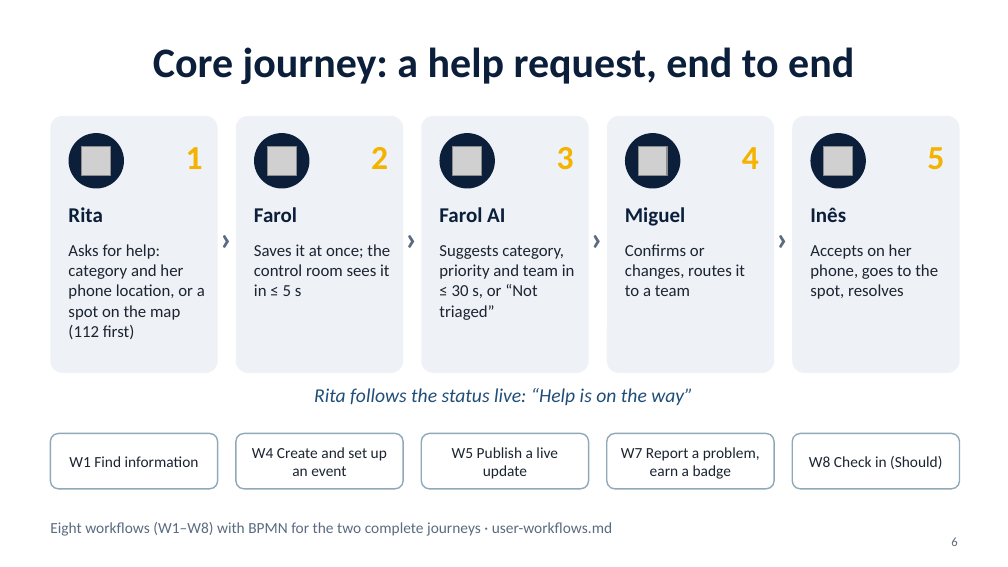
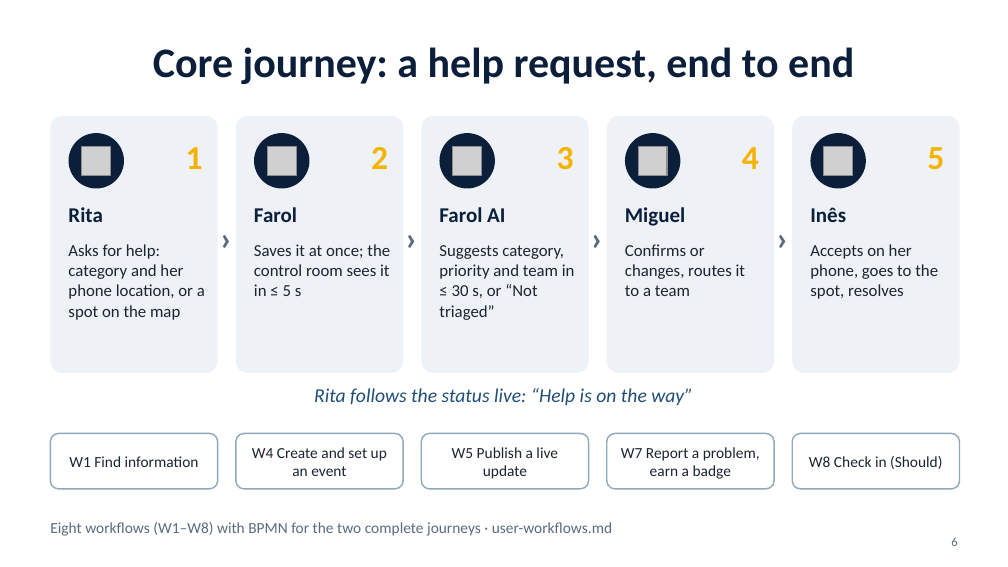
Before and after one commit to tomasoliveira21/LABDSOF, a slide deck: slide 6 of Docs/Presentation/Farol_Sprint_A_Presentation.pptx. Drawn at 1008x567 pixels with LibreOffice and Linux fonts; fonts in the diff are those of the drawing; grey boxes stand for pictures. Boxes give left, top, right and bottom in pixels: in the first picture for what was removed or moved away, otherwise in the second. Text is boxed around its words. In the diff, an @@ line names an element or a change of style, - is before the commit and + after.

```diff
--- a/Docs/Presentation/Farol_Sprint_A_Presentation.pptx
+++ b/Docs/Presentation/Farol_Sprint_A_Presentation.pptx
@@ text at bbox=[68, 244, 205, 320]: text changed @@
-Asks for help: category and her phone location, or a spot on the map (112 first)
+Asks for help: category and her phone location, or a spot on the map
```
Also in this commit, not shown: 2 other slides changed, 1 other file.
